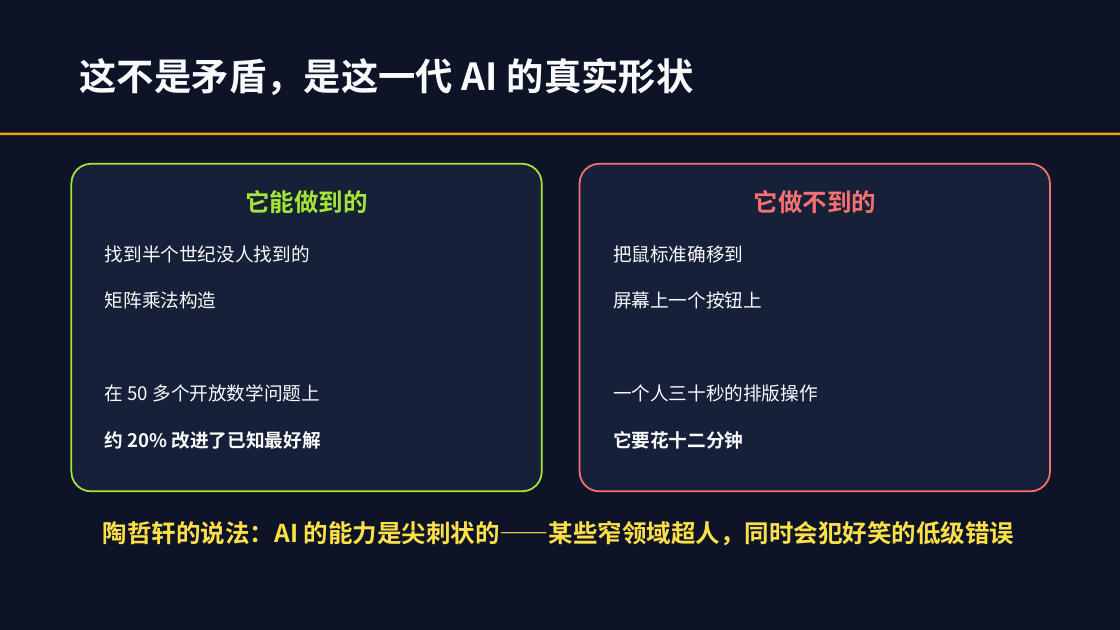
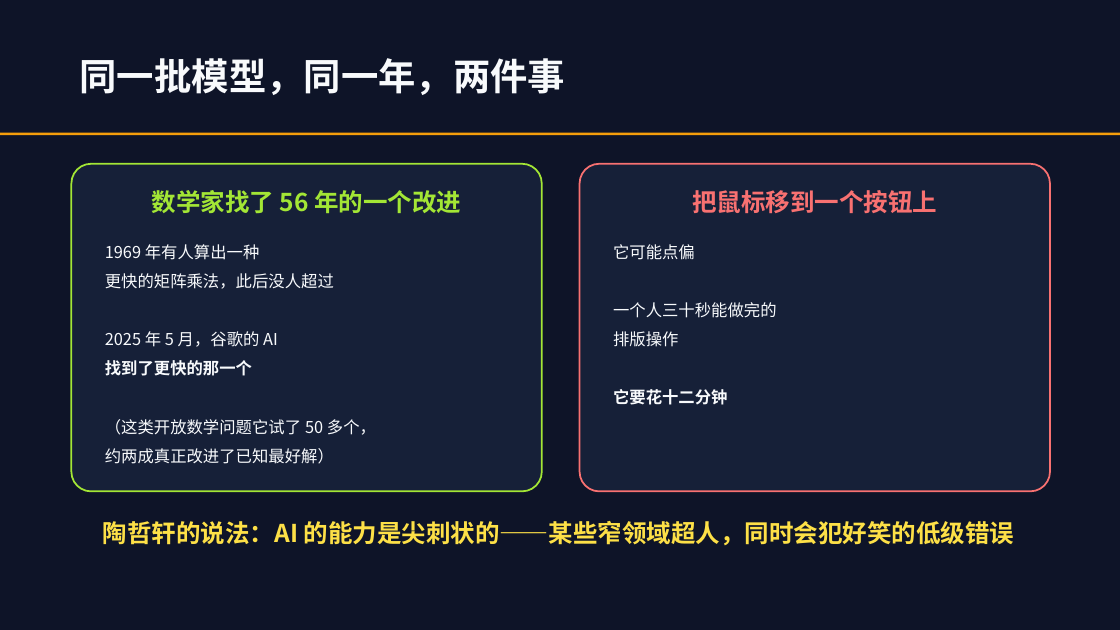
Before and after one commit to lmxxf/ai-theorys-study, a slide deck: slide 44 of wechat/curriculum/智能通识课.pptx (slide 45 before the commit). Drawn at 1120x630 pixels with LibreOffice and Linux fonts; fonts in the diff are those of the drawing. Boxes give left, top, right and bottom in pixels: in the first picture for what was removed or moved away, otherwise in the second. Text is boxed around its words. In the diff, an @@ line names an element or a change of style, - is before the commit and + after.

```diff
--- a/wechat/curriculum/智能通识课.pptx
+++ b/wechat/curriculum/智能通识课.pptx
@@ text at bbox=[80, 58, 566, 95]: text changed @@
-这不是矛盾，是这一代 AI 的真实形状
+同一批模型，同一年，两件事
@@ text at bbox=[152, 190, 461, 214]: text changed @@
-它能做到的
+数学家找了 56 年的一个改进
@@ text at bbox=[692, 190, 937, 214]: text changed; size 16 to 21 pt; text colour #F8FAFC to #F87171; bold on @@
-把鼠标准确移到
+把鼠标移到一个按钮上
@@ text removed at bbox=[754, 190, 877, 213] @@
-它做不到的
@@ text removed at bbox=[105, 245, 310, 263] @@
-找到半个世纪没人找到的
@@ text added at bbox=[105, 244, 259, 260], 14 pt, text #F8FAFC @@
+1969 年有人算出一种
@@ text added at bbox=[613, 244, 695, 260], 14 pt, text #F8FAFC @@
+它可能点偏
@@ text at bbox=[105, 273, 334, 289]: text changed; size 16 to 14 pt @@
-矩阵乘法构造
+更快的矩阵乘法，此后没人超过
@@ text removed at bbox=[613, 291, 762, 309] @@
-屏幕上一个按钮上
@@ text at bbox=[613, 302, 777, 318]: text changed; size 16 to 14 pt @@
-一个人三十秒的排版操作
+一个人三十秒能做完的
@@ text added at bbox=[105, 331, 278, 347], 14 pt, text #F8FAFC @@
+2025 年 5 月，谷歌的 AI
@@ text added at bbox=[613, 331, 678, 347], 14 pt, text #F8FAFC @@
+排版操作
@@ text added at bbox=[105, 360, 252, 376], 14 pt, text #F8FAFC, bold @@
+找到了更快的那一个
@@ text "它要花十二分钟": place and size @@
-text "它要花十二分钟" at bbox=[613, 431, 743, 449]
+text "它要花十二分钟" at bbox=[613, 389, 727, 405]
@@ text "它要花十二分钟" at bbox=[613, 389, 727, 405]: size 16 to 14 pt @@
@@ text at bbox=[105, 419, 376, 435]: text changed; size 16 to 14 pt @@
-在 50 多个开放数学问题上
+（这类开放数学问题它试了 50 多个，
@@ text at bbox=[105, 448, 334, 464]: text changed; size 16 to 14 pt; bold off @@
-约 20% 改进了已知最好解
+约两成真正改进了已知最好解）
```
Also in this commit, not shown: 4 other slides changed, 1 slide added, 3 slides removed, 2 other files.
